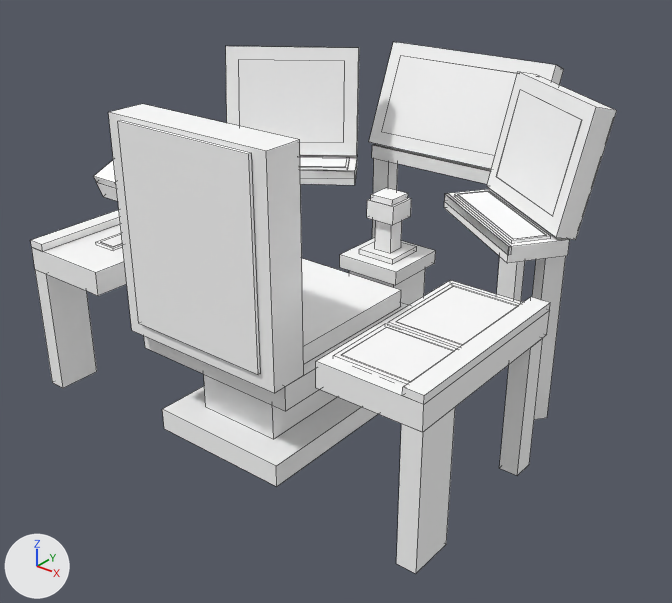
Before and after pictures for a commit that changed the OBJ model src/main/resources/assets/vandorlabs/models/block/cockpits/cockpit_a/off.obj.
One viewpoint serves both versions: a 50 mm camera at (3.27, -2.93, 2.15) aimed at (1.02, -0.13, 0.41). Lighting does not change. The marker at lower left points along +X, +Y and +Z. The first picture is the older version. Mesh edges are drawn as thin lines. Where no turn or scale is listed for an object, it has been applied to the vertices. Vertices at exactly the same position are counted once.

Names of what the first picture shows: 'off'.
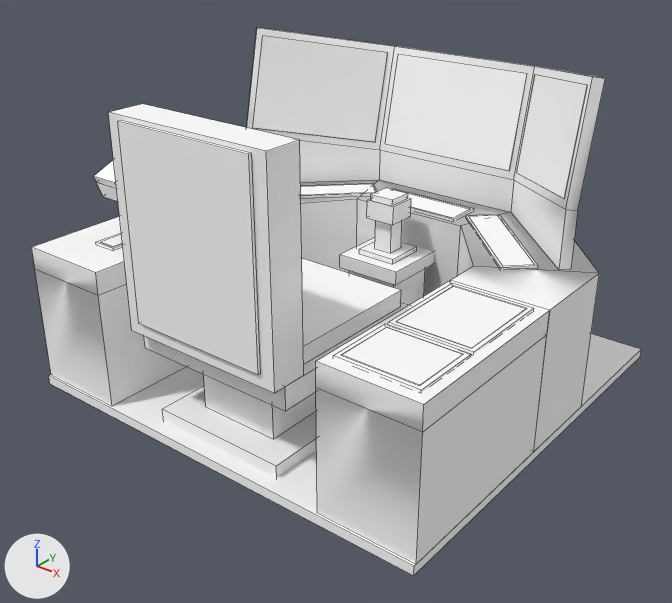
Location of each change, [x1, y1, x2, y2] in pixels of the pictures (672 x 603 px; the box of a moved part takes in the faces that stretch with it):
'off', reshaped
    before: [30, 42, 617, 574]
    after: [32, 27, 641, 576]
part 1 of me_off, added
    after: [49, 334, 641, 576]
part 2 of me_off, moved or reshaped
    before: [239, 60, 345, 142]
    after: [253, 36, 388, 142]
part 3 of me_off, moved or reshaped
    before: [300, 157, 349, 169]
    after: [301, 183, 377, 197]
part 4 of me_off, moved or reshaped
    before: [300, 157, 347, 167]
    after: [301, 184, 375, 195]
part 5 of me_off, moved or reshaped
    before: [382, 56, 517, 155]
    after: [385, 54, 527, 171]
part 6 of me_off, moved or reshaped
    before: [496, 90, 582, 216]
    after: [517, 75, 588, 199]
part 7 of me_off, moved or reshaped
    before: [454, 191, 551, 242]
    after: [466, 215, 538, 269]
part 8 of me_off, moved or reshaped
    before: [458, 191, 547, 239]
    after: [469, 215, 535, 266]
part 9 of me_off, added
    after: [394, 189, 474, 221]
part 10 of me_off, added
    after: [393, 189, 470, 218]
part 11 of me_off, added
    after: [247, 27, 605, 270]
part 12 of me_off, deleted
    before: [226, 46, 617, 475]
part 13 of me_off, moved or reshaped
    before: [30, 42, 564, 574]
    after: [35, 180, 599, 564]

Edits to the bpy script that builds the scene:
```text
Change me_off:
    used by ob_off; location = (0.0, 0.0, 0.0)
    remove me_off.from_pydata(...)  # 436 vertices, 336 faces; spans x 0.02..1.98, y -0.92..0.99, z 0.0..1.33
    add me_off.from_pydata(...)  # 352 vertices, 293 faces; spans x 0.02..1.98, y -0.92..0.97, z 0.0..1.4
    me_off part 1: a new loose piece, a box spanning x 0.016..1.984, y -0.919..0.969, z 0.0..0.041, in mat_housing_dark (its picture is missing)
    me_off part 2: the loose piece of 8 vertices spanning x 0.13..0.59, y 0.19..0.55, z 0.9..1.26 is multiplied about its middle by the matrix ((1.161, -0.192, 0.175), (0.183, 1.174, 0.071), (-0.184, -0.042, 1.175)), then moved by (0.03, 0.17, 0.03)
    me_off part 3: the loose piece of 8 vertices spanning x 0.16..0.71, y 0.03..0.48, z 0.81..0.83 is turned 10 degrees about the z axis through its middle and scaled by 1.05, then moved by (0.06, 0.12, -0.16)
    me_off part 4: the loose piece of 8 vertices spanning x 0.18..0.69, y 0.05..0.47, z 0.83 is turned 10 degrees about the z axis through its middle and scaled by 1.05, then moved by (0.06, 0.12, -0.16)
    me_off part 5: the loose piece of 8 vertices spanning x 0.62..1.38, y 0.73..0.88, z 0.9..1.25 is scaled about its middle by (0.925, 0.625, 1.22), then moved by (0.0, -0.04, -0.02)
    me_off part 6: the loose piece of 8 vertices spanning x 1.41..1.87, y 0.19..0.55, z 0.9..1.26 is multiplied about its middle by the matrix ((1.161, 0.192, -0.175), (-0.183, 1.174, 0.071), (0.184, -0.042, 1.175)), then moved by (-0.03, 0.17, 0.03)
    me_off part 7: the loose piece of 8 vertices spanning x 1.29..1.84, y 0.03..0.48, z 0.81..0.83 is turned -10 degrees about the z axis through its middle and scaled by 1.05, then moved by (-0.06, 0.12, -0.16)
    me_off part 8: the loose piece of 8 vertices spanning x 1.31..1.82, y 0.05..0.47, z 0.83 is turned -10 degrees about the z axis through its middle and scaled by 1.05, then moved by (-0.06, 0.12, -0.16)
    me_off part 9: a new loose piece, a box spanning x 0.77..1.23, y 0.461..0.636, z 0.651..0.662, in mat_mechanism (its picture is missing)
    me_off part 10: a new loose piece, a box spanning x 0.7812..1.2188, y 0.4719..0.625, z 0.6622..0.6634, in mat_blank (its picture is missing)
    me_off part 11: a new loose piece of 24 vertices spanning x 0.12..1.88, y 0.26..0.87, z 0.66..1.4
    me_off part 12: 11 loose pieces with 100 vertices, spanning x 0.02..1.98, y -0.22..0.99, z 0.0..1.32, are deleted
    me_off part 13
    56 vertices are removed from x 0.02..1.98, y -0.91..0.98, z 0.0..1.3
    50 faces are deleted
    16 vertices in x 1.88..1.9, y -0.85..-0.12, z 0.65..0.66 move by (0.04, 0.0, 0.0)
    16 vertices are added at x 0.02..1.98, y 0.08..0.93, z 0.04..0.66
    8 new vertices lie (0.0, 0.0, -0.52) away from vertices in x 0.02..1.98, y -0.91..-0.09, z 0.56
    38 new faces join them, mat_housing (its picture is missing)
```
